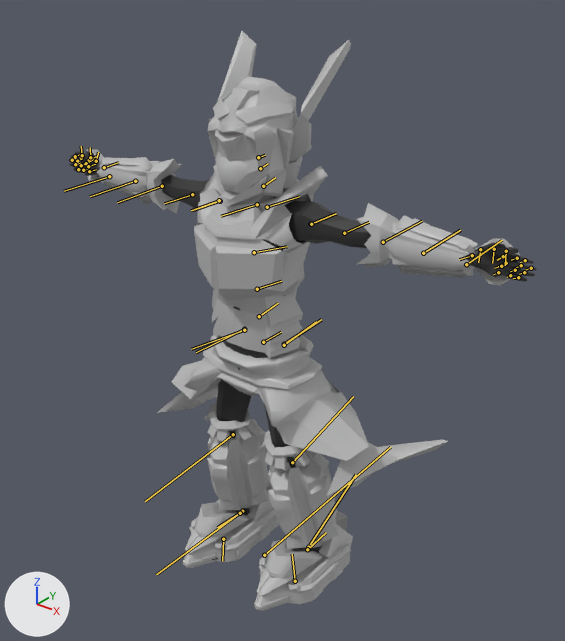
The FBX model Import/Balancer_everyshit.fbx as it was, and as the next commit left it.
Both versions are drawn from a camera (50 mm lens) standing at (3.93, -4.62, 5.55) and looking at (0.1, 0.17, 2.58). The lights are fixed; the arrows at lower left show +X, +Y and +Z. Both versions are drawn at the pose saved in each file; the numbers are the values there. The bones that bend it are drawn over the model as lines.

Objects in the first picture: 'Body', 'Bottom', 'Helmet', 'Torso', 'l_arm', 'l_foot', 'l_leg', 'r_arm1', 'r_foot1', 'r_leg1'.
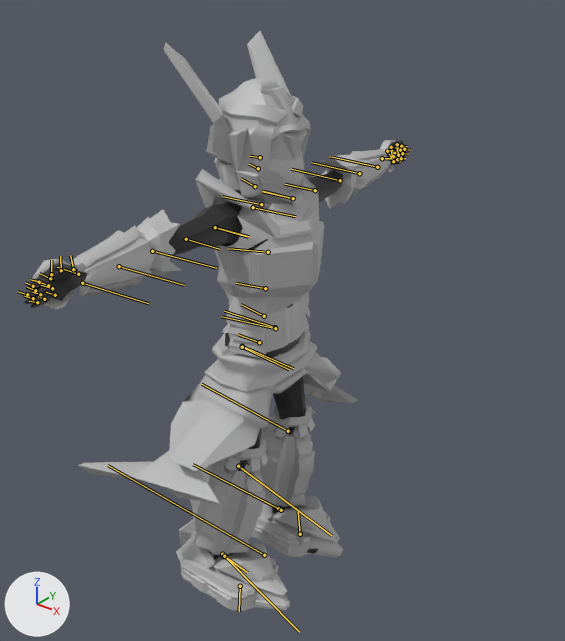
Scene script edits in JSON lines:
```json
{"block": "bone_root", "where": "bone_root = bpy.data.objects['Armature'].pose.bones['root']"}
{"op": "set", "path": "bone_root.rotation_quaternion", "old": "(1.0, 0.0, 0.0, 0.0)", "new": "(0.707, 0.0, 0.0, 0.707)", "note": "degrees (0, 0, 0) -> degrees (0, 0, 90)"}
```

Pixel boxes [x1, y1, x2, y2] of what changed, in the pictures (565 x 641 px):
```json
{"object": "Bottom", "change": "posed", "before": [157, 333, 448, 496], "after": [78, 331, 359, 504], "on screen": "6% taller"}
{"object": "Torso", "change": "posed", "before": [194, 166, 328, 358], "after": [196, 169, 324, 359]}
{"object": "Helmet", "change": "posed", "before": [208, 31, 351, 207], "after": [164, 31, 311, 204]}
{"object": "Body", "change": "posed", "before": [69, 151, 536, 560], "after": [23, 140, 408, 560], "on screen": "18% narrower"}
{"object": "r_foot1", "change": "posed", "before": [183, 479, 278, 568], "after": [176, 520, 291, 611], "on screen": "21% wider"}
{"object": "r_arm1", "change": "posed", "before": [86, 149, 183, 214], "after": [30, 209, 181, 310]}
{"object": "l_arm", "change": "posed", "before": [357, 203, 521, 286], "after": [311, 140, 395, 209], "on screen": "48% narrower, 17% shorter"}
{"object": "r_leg1", "change": "posed", "before": [204, 403, 269, 511], "after": [190, 432, 269, 555], "on screen": "21% wider, 14% taller"}
{"object": "l_foot", "change": "posed", "before": [254, 511, 353, 611], "after": [252, 497, 343, 557]}
{"object": "l_leg", "change": "posed", "before": [261, 431, 339, 549], "after": [260, 399, 315, 507]}
{"bone": "root", "before": "(264, 555) to (390, 447)", "after": "(264, 555) to (108, 465)"}
```
